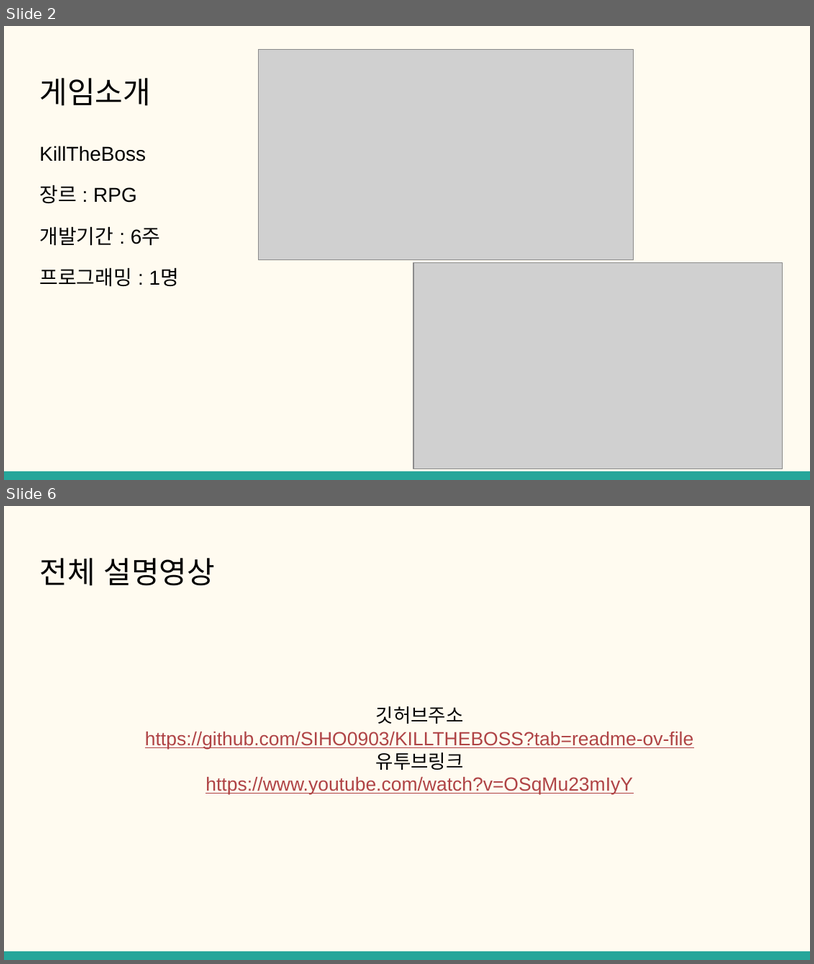
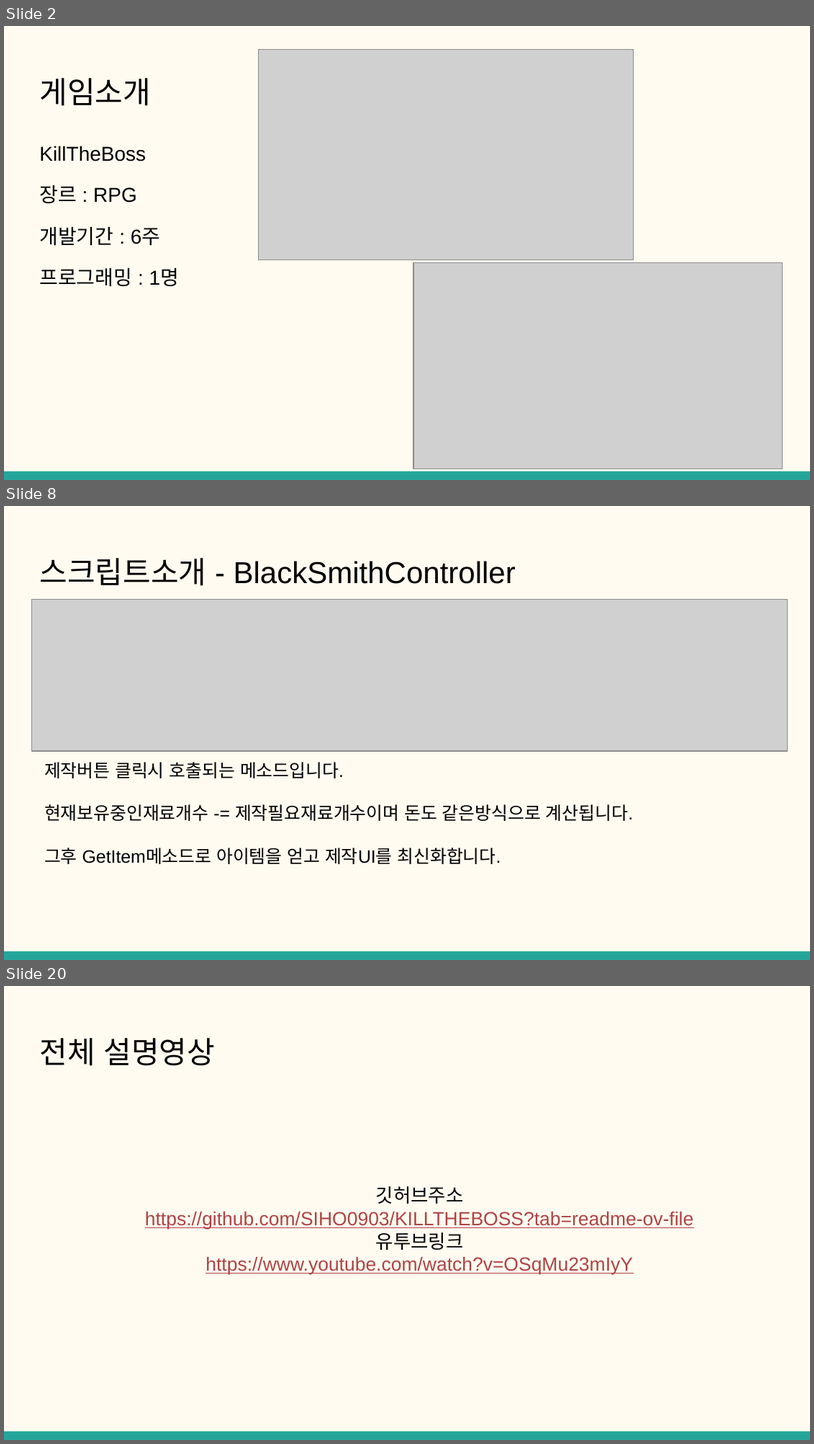
Before and after one commit to SIHO0903/KILLTHEBOSS, a slide deck: 클라이언트 개발자 포트폴리오.pptx. Shown one above the other, each under a label of ours: slides 2 and 6 before the commit, slides 2, 8 and 20 after it; the slides between them are not shown. The pictures are 814x964 and 814x1444 pixels, drawn with LibreOffice and Linux fonts; fonts in the diff are those of the drawing; grey boxes stand for pictures. Boxes give left, top, right and bottom in pixels: in the first picture for what was removed or moved away, otherwise in the second. Text is boxed around its words. In the diff, an @@ line names an element or a change of style, - is before the commit and + after.

```diff
--- a/클라이언트 개발자 포트폴리오.pptx
+++ b/클라이언트 개발자 포트폴리오.pptx
@@ slide 8 added at [4, 506, 810, 960], background #FFFBF0; not listed: 1 template element that a slide beside it also shows @@
@@ title added at [39, 558, 516, 586], 27 pt, text #000000 @@
+스크립트소개 - BlackSmithController
@@ picture added at [31, 600, 788, 751] @@
@@ title added at [44, 762, 633, 864], 16 pt, text #000000 @@
+제작버튼 클릭시 호출되는 메소드입니다.
+현재보유중인재료개수 -= 제작필요재료개수이며 돈도 같은방식으로 계산됩니다.
+그후 GetItem메소드로 아이템을 얻고 제작UI를 최신화합니다.
@@ what was slide 6 is now slide 20 @@
```
Also in this commit, not shown: 1 slide changed, 16 other slides added, 3 slides removed, 22 other files.
